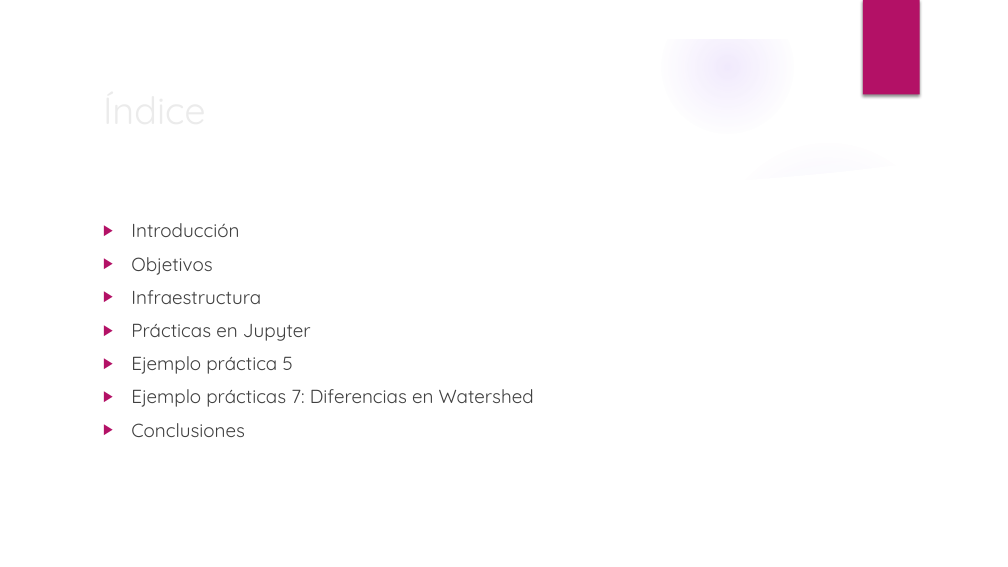
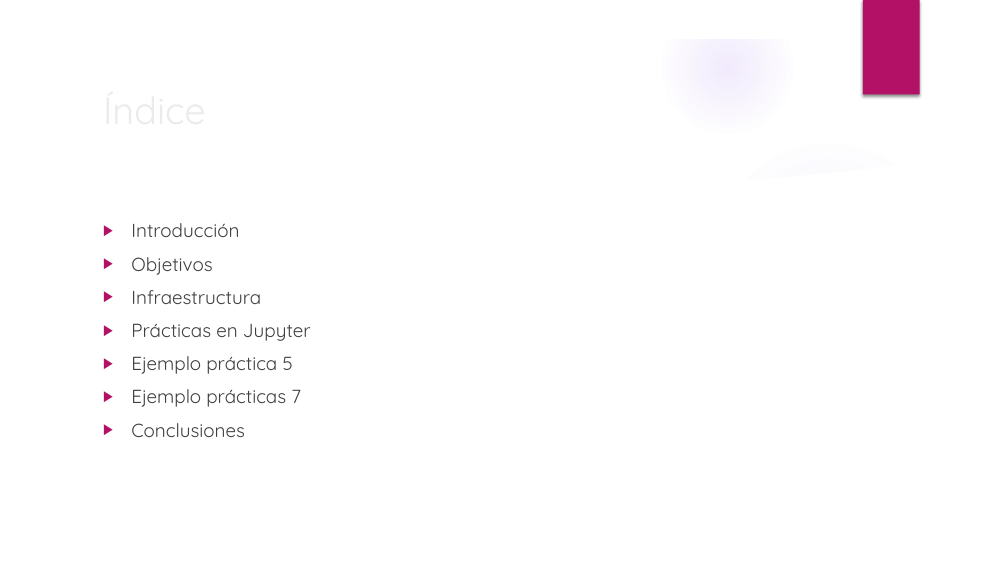
Before and after one commit to RoboticsLabURJC/2019-tfg-ana-cuevas, a slide deck: slide 2 of memoria/Presentacion.pptx. Drawn at 1008x567 pixels with LibreOffice and Linux fonts; fonts in the diff are those of the drawing; background and template pictures are left out. Boxes give left, top, right and bottom in pixels: in the first picture for what was removed or moved away, otherwise in the second. Text is boxed around its words. In the diff, an @@ line names an element or a change of style, - is before the commit and + after.

```diff
--- a/memoria/Presentacion.pptx
+++ b/memoria/Presentacion.pptx
@@ text at box(131, 389, 301, 407): text changed @@
-▶ Ejemplo prácticas 7: Diferencias en Watershed
+▶ Ejemplo prácticas 7
```
Also in this commit, not shown: 4 other slides changed, 11 other files.
